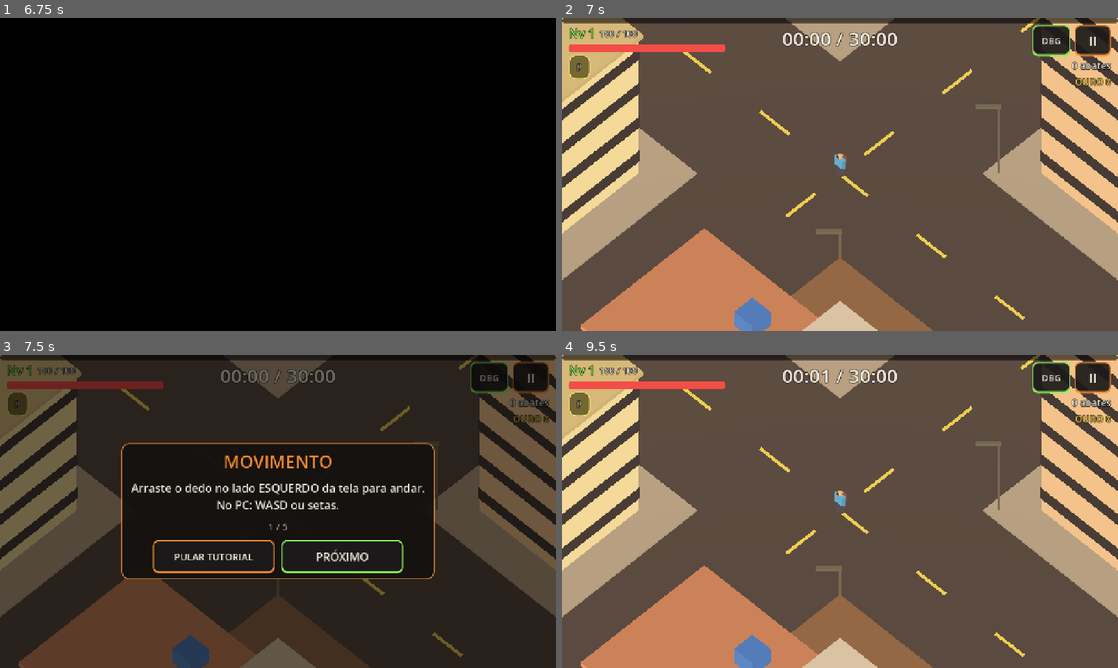
Above: before the commit, frames 1-4 (two rows, left to right).
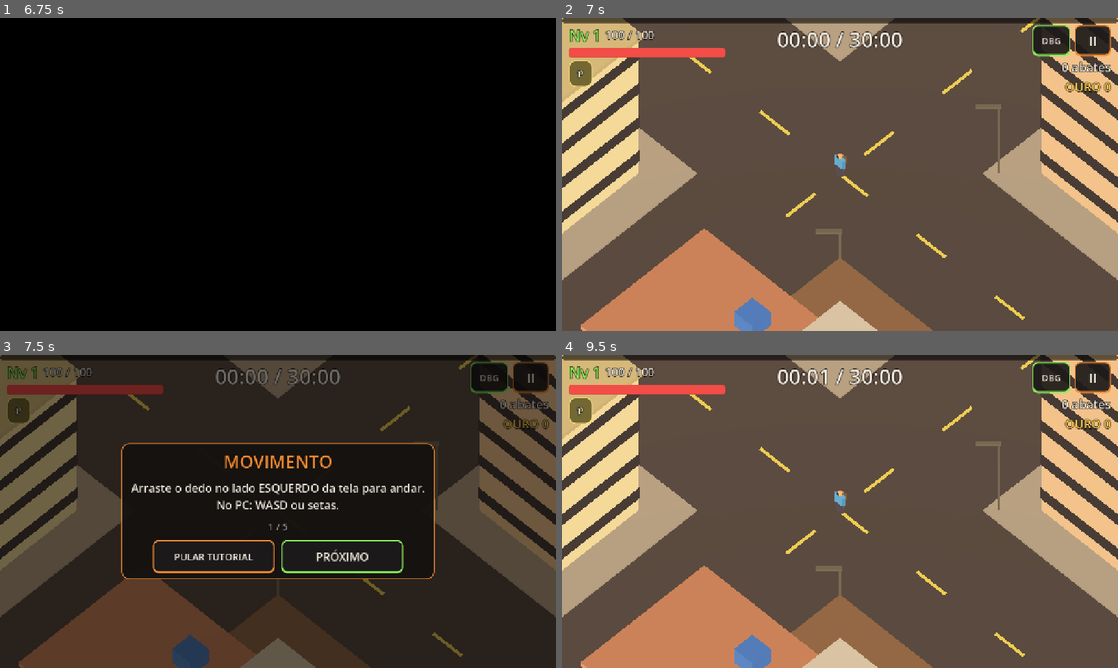
Above: after the commit, the same moments.

Repository: marcelobq2009-cpu/survivors-game
Game: Godot game, scene res://ui/main_menu.tscn
The game is run twice, just before and just after one commit, with the same random seed, the same clock (stepped at 60 frames per second) and the same inputs.
Inputs (mouse positions are in pixels of both pictures, inside the frame that each line leads up to):
- Up to frame 1 (6.75 s): click "JOGAR" at 0.5 s; click "‹ Voltar" at 1.25 s; click "JOGAR" at 2 s; click (61, 127) at 2.77 s; click (166, 127) at 3.52 s; click (272, 127) at 4.27 s; click "PRÓXIMO" at 5 s; click "PRÓXIMO" at 5.75 s; click "INICIAR" at 6.5 s
- Up to frame 2 (7 s): no input
- Up to frame 3 (7.5 s): tap Enter at 7.25 s; move the mouse to (400, 495) at 7.27 s; hold D (move_right) from 7.28 s (still down); hold Shift from 7.28 s (still down); click (400, 495) at 7.42 s
- Up to frame 4 (9.5 s): release D (move_right) at 8 s; release Shift at 8 s; click "PRÓXIMO" at 8 s; click "PULAR TUTORIAL" at 8.75 s

Frame 1 is identical in both runs. In frame 2, 2.6% of the frame differs, in the area x 1-99%, y 3-24%; in frame 3, 2.2%; in frame 4, 2.6%.

Commit message:
feat: HUD maior para telas de celular em paisagem
Co-Authored-By: Claude Opus 5.5 <noreply@anthropic.com>

Diff:
--- a/ui/hud.gd
+++ b/ui/hud.gd
@@ -74,12 +74,12 @@
 	col.mouse_filter = Control.MOUSE_FILTER_IGNORE
 	col.custom_minimum_size.x = 360
 	var row := UiKit.hbox(10)
-	_level_label = UiKit.label("Nv 1", 28, UiKit.TOXIC)
+	_level_label = UiKit.label("Nv 1", 34, UiKit.TOXIC)
 	row.add_child(_level_label)
-	_hp_label = UiKit.label("100", 20, UiKit.TEXT)
+	_hp_label = UiKit.label("100", 26, UiKit.TEXT)
 	row.add_child(_hp_label)
 	col.add_child(row)
-	_hp_bar = UiKit.bar(UiKit.DANGER, 18)
+	_hp_bar = UiKit.bar(UiKit.DANGER, 22)
 	col.add_child(_hp_bar)
 	_weapons_row = UiKit.hbox(6)
 	col.add_child(_weapons_row)
@@ -90,7 +90,7 @@
 	var col := UiKit.vbox(2)
 	col.size_flags_horizontal = Control.SIZE_EXPAND_FILL
 	col.mouse_filter = Control.MOUSE_FILTER_IGNORE
-	_time_label = UiKit.label("00:00", 44, UiKit.TEXT, HORIZONTAL_ALIGNMENT_CENTER)
+	_time_label = UiKit.label("00:00", 48, UiKit.TEXT, HORIZONTAL_ALIGNMENT_CENTER)
 	col.add_child(_time_label)
 	_mode_label = UiKit.label("", 18, UiKit.ACCENT, HORIZONTAL_ALIGNMENT_CENTER)
 	col.add_child(_mode_label)
@@ -120,9 +120,9 @@
 	pause.pressed.connect(Events.pause_requested.emit)
 	row.add_child(pause)
 	col.add_child(row)
-	_kills_label = UiKit.label("0 abates", 22, UiKit.TEXT, HORIZONTAL_ALIGNMENT_RIGHT)
+	_kills_label = UiKit.label("0 abates", 28, UiKit.TEXT, HORIZONTAL_ALIGNMENT_RIGHT)
 	col.add_child(_kills_label)
-	_gold_label = UiKit.label("OURO 0", 22, UiKit.GOLD, HORIZONTAL_ALIGNMENT_RIGHT)
+	_gold_label = UiKit.label("OURO 0", 28, UiKit.GOLD, HORIZONTAL_ALIGNMENT_RIGHT)
 	col.add_child(_gold_label)
 	return col
 
@@ -176,9 +176,9 @@
 		var w: Weapon = player.weapons.get(id)
 		if w == null:
 			continue
-		var slot := UiKit.badge(w.data.display_name.left(1), w.data.color, 46)
+		var slot := UiKit.badge(w.data.display_name.left(1), w.data.color, 54)
 		slot.mouse_filter = Control.MOUSE_FILTER_IGNORE
-		var lvl := UiKit.label(str(GameState.weapon_level(id)), 14, UiKit.TEXT)
+		var lvl := UiKit.label(str(GameState.weapon_level(id)), 18, UiKit.TEXT)
 		lvl.set_anchors_and_offsets_preset(Control.PRESET_BOTTOM_RIGHT)
 		slot.add_child(lvl)
 		_weapons_row.add_child(slot)
